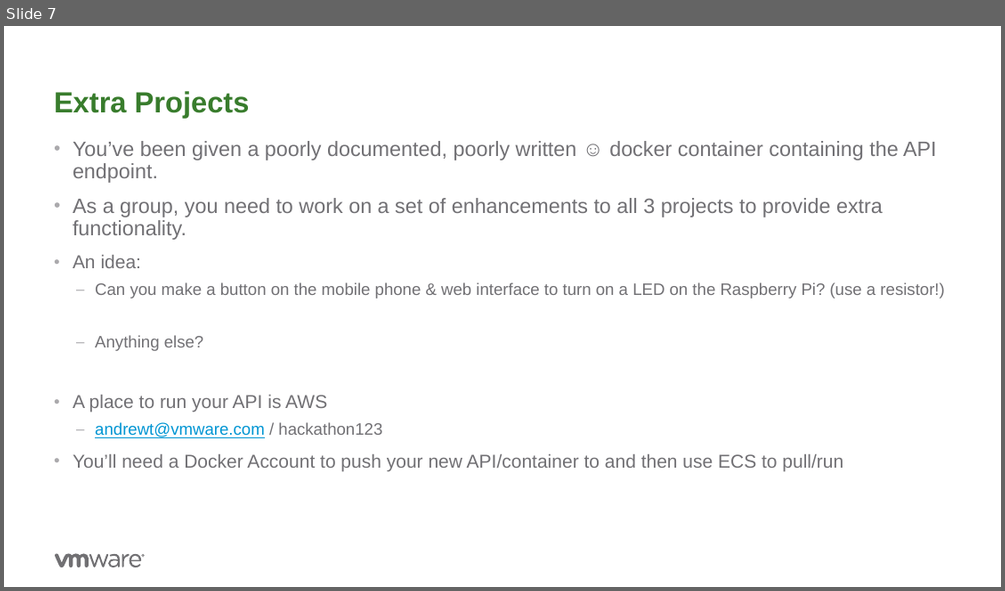
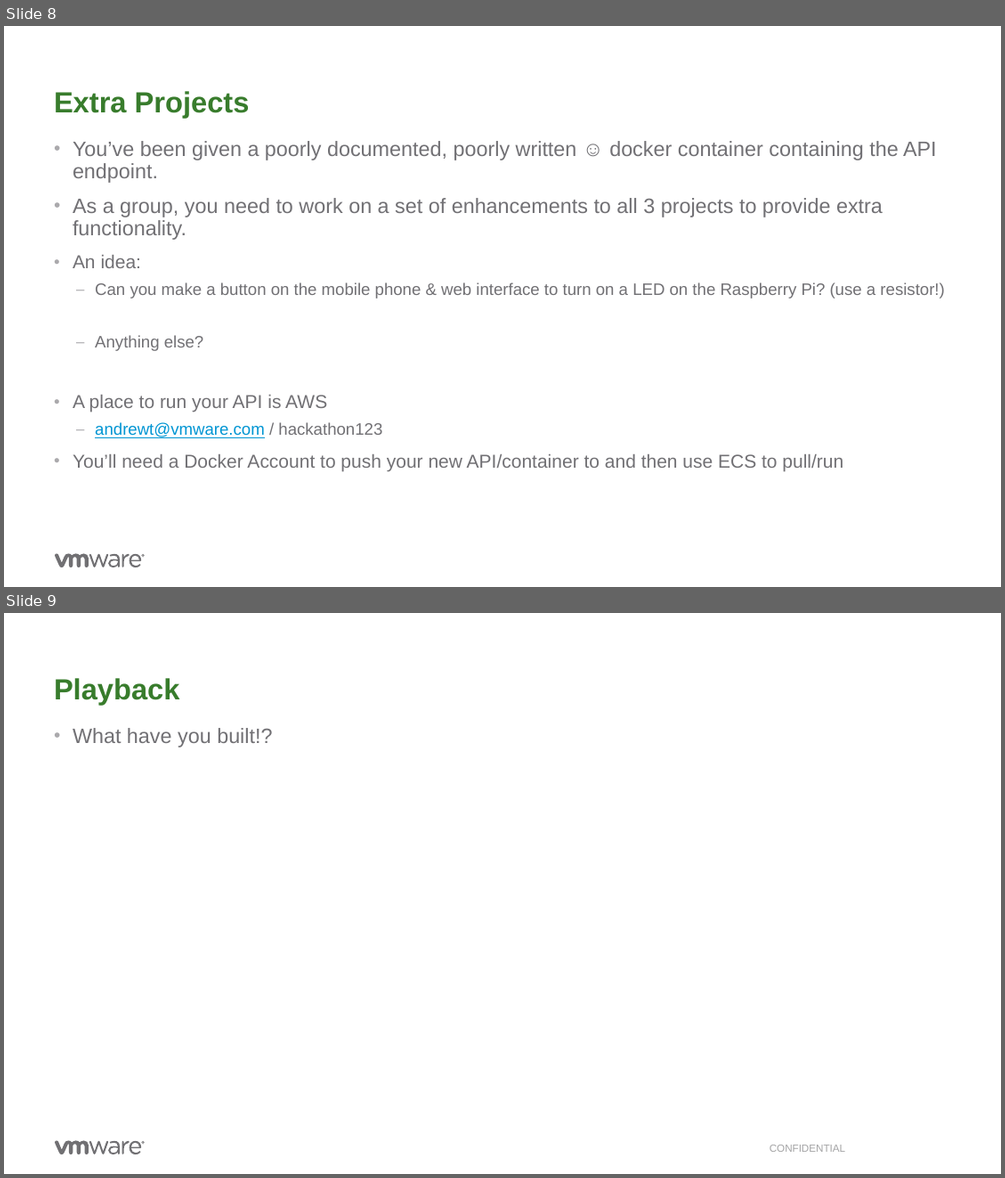
Before and after one commit to RobbieJVMW/SEHack, a slide deck: Instructions.pptx. Shown one above the other, each under a label of ours: slide 7 before the commit, slides 8 and 9 after it. The pictures are 1005x591 and 1005x1178 pixels, drawn with LibreOffice and Linux fonts; fonts in the diff are those of the drawing; background and template pictures are left out. Boxes give left, top, right and bottom in pixels: in the first picture for what was removed or moved away, otherwise in the second. Text is boxed around its words. In the diff, an @@ line names an element or a change of style, - is before the commit and + after.

```diff
--- a/Instructions.pptx
+++ b/Instructions.pptx
@@ slide 9 added at (x1=4, y1=613, x2=1001, y2=1174), background #FFFFFF; not listed: 7 template elements that a slide beside it also shows @@
@@ title added at (x1=54, y1=678, x2=180, y2=705), 28 pt, text #387C2C, bold @@
+Playback
@@ text added at (x1=73, y1=728, x2=272, y2=747), 20 pt, text #717074 @@
+• What have you built!?
@@ text added at (x1=769, y1=1144, x2=845, y2=1151), 10 pt, text #A5A4A6 @@
+CONFIDENTIAL
@@ page number added at (x1=952, y1=1142, x2=989, y2=1153), 10 pt, text #FFFFFF @@
+9
@@ what was slide 7 is now slide 8 @@
```
Also in this commit, not shown: 1 other slide added, 4 other files.
